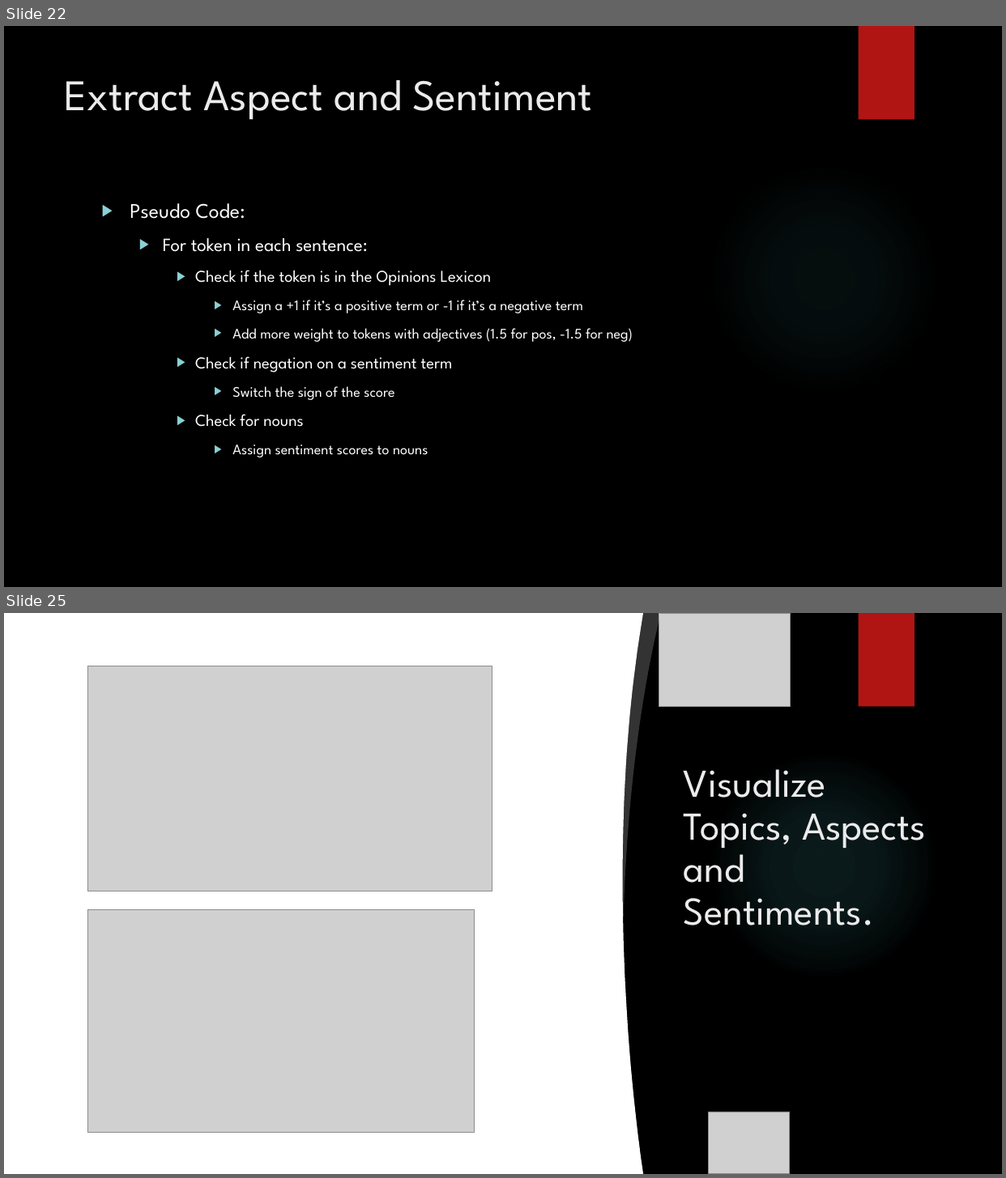
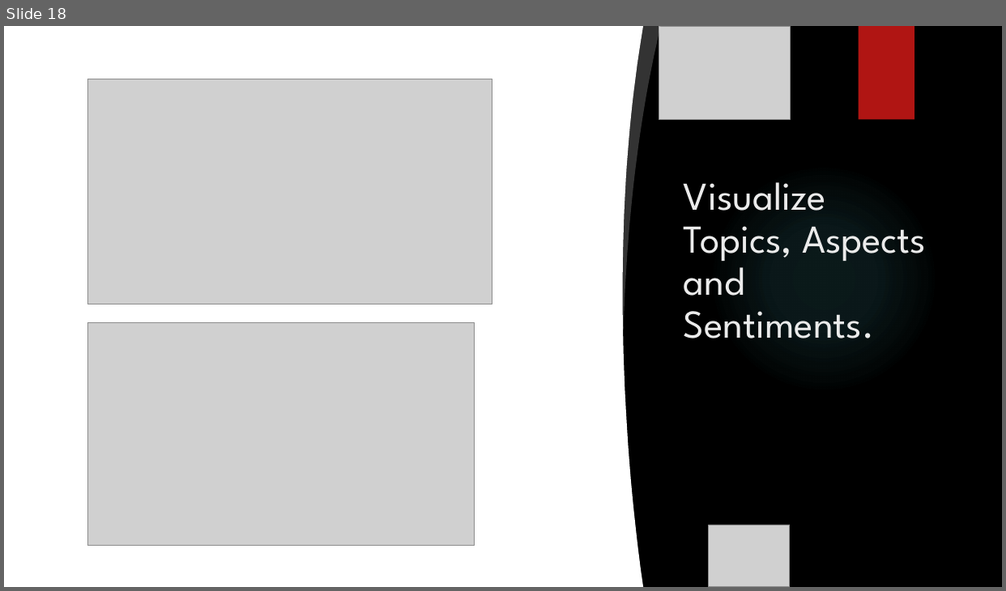
Before and after one commit to ayan1995/Thinkful, a slide deck: Bootcamp/Final Capstone Opinion Mining/Opinion Mining Presentation.pptx. Shown one above the other, each under a label of ours: slides 22 and 25 before the commit, slide 18 after it; the slides between them are not shown. The pictures are 1006x1178 and 1006x591 pixels, drawn with LibreOffice and Linux fonts; fonts in the diff are those of the drawing; grey boxes stand for pictures; background and template pictures are left out. Boxes give left, top, right and bottom in pixels: in the first picture for what was removed or moved away, otherwise in the second. Text is boxed around its words. In the diff, an @@ line names an element or a change of style, - is before the commit and + after.

```diff
--- a/Bootcamp/Final Capstone Opinion Mining/Opinion Mining Presentation.pptx
+++ b/Bootcamp/Final Capstone Opinion Mining/Opinion Mining Presentation.pptx
@@ slide 22 removed at bbox=[4, 26, 1002, 587], background picture (left out); not listed: 1 template element that a slide beside it also shows @@
@@ rectangle removed at bbox=[859, 26, 914, 120] @@
@@ title removed at bbox=[65, 80, 593, 120] @@
-Extract Aspect and Sentiment
@@ text removed at bbox=[130, 203, 633, 458] @@
-▶ Pseudo Code:
-  ▶ For token in each sentence:
-    ▶ Check if the token is in the Opinions Lexicon
-      ▶ Assign a +1 if it’s a positive term or -1 if it’s a negative term
-      ▶ Add more weight to tokens with adjectives (1.5 for pos, -1.5 for neg)
-    ▶ Check if negation on a sentiment term
-      ▶ Switch the sign of the score
-    ▶ Check for nouns
-      ▶ Assign sentiment scores to nouns
@@ what was slide 25 is now slide 18 @@
```
Also in this commit, not shown: 6 slides changed, 1 slide added, 10 other slides removed, 1 other file.
